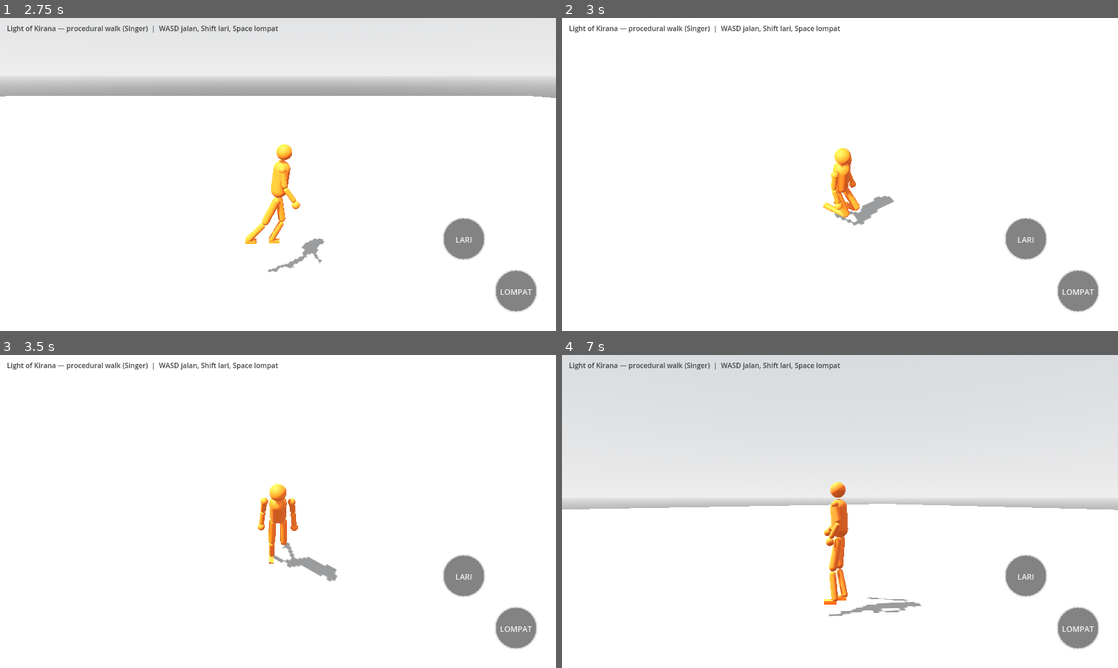
Above: before the commit, frames 1-4 (two rows, left to right).
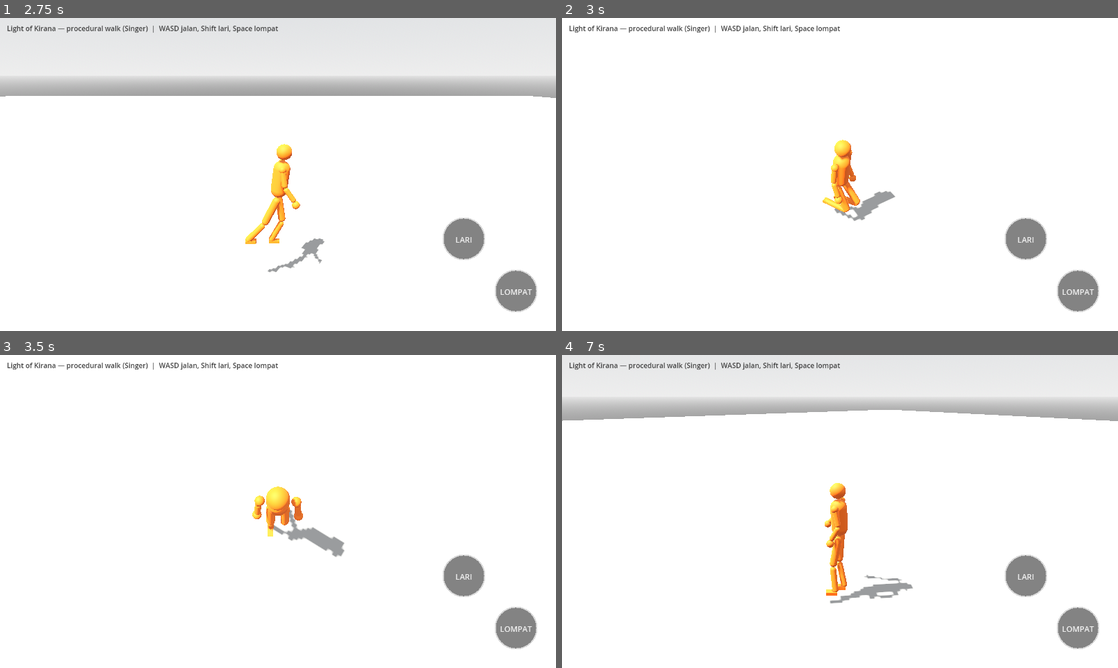
Above: after the commit, the same moments.

Repository: bagus123triga/light-of-kirana
Game: Godot game, scene res://scenes/main.tscn
The game is run twice, just before and just after one commit, with the same random seed, the same clock (stepped at 60 frames per second) and the same inputs.
Inputs (mouse positions are in pixels of both pictures, inside the frame that each line leads up to):
- Up to frame 1 (2.75 s): tap Enter at 0.5 s; drag from (55, 271) to (333, 105) at 0.52 s; drag from (461, 240) to (250, 237) at 1.27 s; move the mouse to (517, 290) at 2.02 s; hold D from 2.03 s (still down); hold Shift from 2.03 s (still down); click (517, 290) at 2.17 s
- Up to frame 2 (3 s): release D at 2.75 s; release Shift at 2.75 s; drag from (812, 237) to (673, 127) at 2.77 s
- Up to frame 3 (3.5 s): no input
- Up to frame 4 (7 s): move the mouse to (1006, 558) at 3.52 s; hold A 3.53-4.25 s; hold Shift 3.53-4.25 s; click (1006, 558) at 3.67 s; tap Space at 3.77, 6.77 s; drag from (673, 464) to (756, 433) at 4.27 s; move the mouse to (867, 511) at 5.02 s; hold S 5.03-5.75 s; hold Shift 5.03-5.75 s; click (867, 511) at 5.17 s; drag from (756, 433) to (728, 527) at 5.77 s; move the mouse to (962, 495) at 6.52 s; hold W from 6.53 s (still down); hold Shift from 6.53 s (still down); click (962, 495) at 6.67 s

Frame 1 is identical in both runs. In frame 2, 1.0% of the frame differs, in the area x 46-60%, y 38-67%; in frame 3, 1.8%; in frame 4, 25%, in the area x 0-100%, y 15-84%.

Commit message:
Improve fall pose, orbit camera, and add staircase to test world

Diff:
--- a/scripts/main.gd
+++ b/scripts/main.gd
@@ -82,6 +82,14 @@
 	ground_shape.position = Vector3(0, -0.5, 0)
 	ground_body.add_child(ground_shape)
 
+	# Temporary residential staircase prop for the next level-design stage.
+	# Kept beside the spawn point so it is visible immediately in the test world.
+	var staircase_scene: PackedScene = preload("res://scenes/props/modular_house_staircase.tscn")
+	var staircase := staircase_scene.instantiate() as Node3D
+	staircase.name = "HouseStaircase_Test"
+	staircase.position = Vector3(2.0, 0.0, -0.5)
+	add_child(staircase)
+
 
 func _build_humanoid() -> void:
 	humanoid = ProceduralHumanoid.new()
@@ -159,7 +167,7 @@
 	elif event is InputEventMouseMotion and _orbit_mouse:
 		var motion := event as InputEventMouseMotion
 		cam_yaw -= motion.relative.x * 0.005
-		cam_pitch = clampf(cam_pitch - motion.relative.y * 0.005, 0.05, 1.0)
+		cam_pitch = clampf(cam_pitch - motion.relative.y * 0.005, 0.05, 1.48)
 	elif event is InputEventScreenTouch:
 		var touch := event as InputEventScreenTouch
 		if touch.pressed and _orbit_touch == -1:
@@ -172,7 +180,7 @@
 		var d: Vector2 = drag.position - _orbit_last
 		_orbit_last = drag.position
 		cam_yaw -= d.x * 0.006
-		cam_pitch = clampf(cam_pitch - d.y * 0.006, 0.05, 1.0)
+		cam_pitch = clampf(cam_pitch - d.y * 0.006, 0.05, 1.48)
 
 
 func _process(delta: float) -> void:
@@ -203,7 +211,12 @@
 
 	# Third-person camera: orbit on a sphere around the humanoid and
 	# look_at() its chest, so it stays centred and upright.
-	var target := humanoid.global_position + Vector3(0, 1.2, 0)
+	# As the camera rises toward a top-down angle, lower its look target
+	# toward the feet. This keeps the whole character framed like a standard
+	# third-person game instead of aiming at the chest and cropping the legs.
+	var overhead_blend := clampf(inverse_lerp(0.65, 1.48, cam_pitch), 0.0, 1.0)
+	var target_height := lerpf(1.2, 0.22, overhead_blend)
+	var target := humanoid.global_position + Vector3(0, target_height, 0)
 	var offset := Vector3(sin(cam_yaw) * cos(cam_pitch), sin(cam_pitch), cos(cam_yaw) * cos(cam_pitch)) * CAM_DISTANCE
 	camera.global_position = target + offset
 	camera.look_at(target, Vector3.UP)
--- a/scripts/procedural_humanoid.gd
+++ b/scripts/procedural_humanoid.gd
@@ -641,7 +641,9 @@
 				# Wingsuit / skydiving silhouette: legs trail slightly apart
 				# with a soft knee bend, rather than hanging as a rigid pair.
 				# Belly-down glide: legs trail behind the pelvis with a relaxed knee bend.
-				airborne_target = hip_global + Vector3(0, -0.22, 0) - forward * 0.58 + right * jump_side * 0.14
+				# Lift the legs behind the pelvis; the torso pitch makes the head
+				# dip below the hips for a proper belly-down dive silhouette.
+				airborne_target = hip_global + Vector3(0, 0.18, 0) - forward * 0.58 + right * jump_side * 0.14
 				foot_stepping[i] = false
 				foot_step_t[i] = 0.0
 				foot_planted_pos[i] = airborne_target
@@ -721,7 +723,7 @@
 	var is_gliding_fall := not on_floor_now and jump_state != 2
 	# Rotate the torso/head forward into a prone, belly-down wingsuit pose.
 	# Blend into/out of the pose so stepping off an edge does not snap.
-	var body_pitch_target := 1.28 if is_gliding_fall else speed_factor * forward_lean
+	var body_pitch_target := 1.72 if is_gliding_fall else speed_factor * forward_lean
 	body_root.rotation.x = lerp_angle(body_root.rotation.x, body_pitch_target, clampf(delta * 4.5, 0.0, 1.0))
 	body_root.rotation.z = sin(time_alive * 2.2) * 0.035 if is_gliding_fall else sin(gait_phase) * 0.02 * speed_factor
 	hip_global = body_root.global_position
